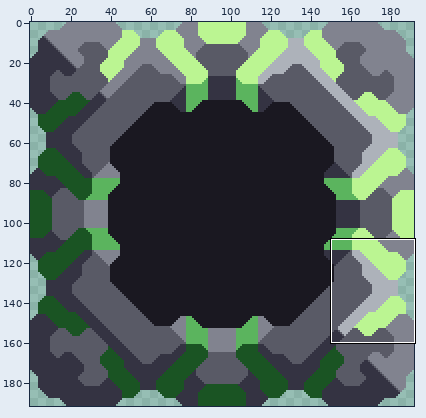
Two versions of one sprite sheet, assets/sprites/blocks/crater-drill.png. The first picture is a wide view before the edit; the outline marks the close-up.
Close-up. Before:
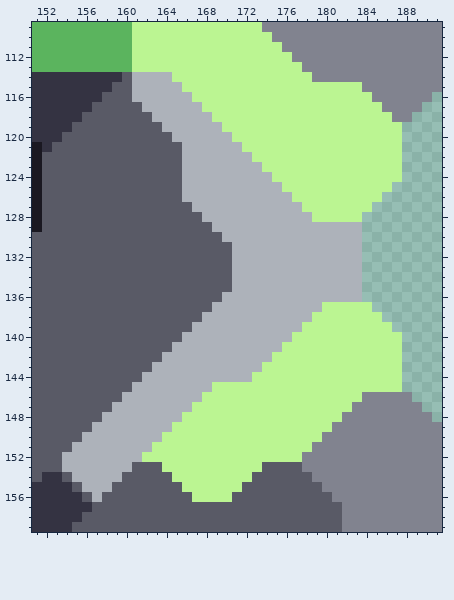
The file is 192x192 pixels. Shown: x 151..191, y 109..159. The commit also changed other parts of the picture, which this record leaves out.
The result:
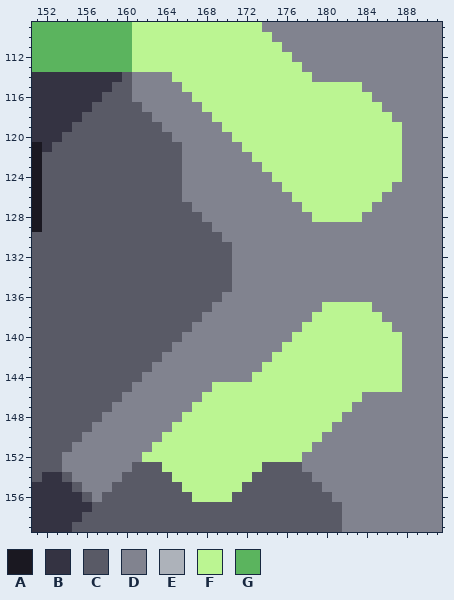
Palette (. is transparent): A #1a1821  B #343342  C #595a66  D #81838f  E #adb2ba  F #bbf592  G #5bb45e
Change:
Changed rows in their new state; - is an unchanged pixel.
first column x 154:
114 -------DDDD---------------------------
115 -------DDDDD--------------------------
116 -------DDDDDD------------------------D
117 --------DDDDDD----------------------DD
118 ---------DDDDDD--------------------DDD
119 ----------DDDDDD------------------DDDD
120 -----------DDDDDD-----------------DDDD
121 ------------DDDDDD----------------DDDD
122 ------------DDDDDDD---------------DDDD
123 ------------DDDDDDDD--------------DDDD
124 ------------DDDDDDDDD-------------DDDD
125 ------------DDDDDDDDDD-----------DDDDD
126 ------------DDDDDDDDDDD---------DDDDDD
127 -------------DDDDDDDDDDD-------DDDDDDD
128 --------------DDDDDDDDDDD-----DDDDDDDD
129 ---------------DDDDDDDDDDDDDDDDDDDDDDD
130 ----------------DDDDDDDDDDDDDDDDDDDDDD
131 -----------------DDDDDDDDDDDDDDDDDDDDD
132 -----------------DDDDDDDDDDDDDDDDDDDDD
133 -----------------DDDDDDDDDDDDDDDDDDDDD
134 -----------------DDDDDDDDDDDDDDDDDDDDD
135 -----------------DDDDDDDDDDDDDDDDDDDDD
136 ----------------DDDDDDDDDDDDDDDDDDDDDD
137 ---------------DDDDDDDDDDD-----DDDDDDD
138 --------------DDDDDDDDDDD-------DDDDDD
139 -------------DDDDDDDDDDD---------DDDDD
140 ------------DDDDDDDDDDD-----------DDDD
141 -----------DDDDDDDDDDD------------DDDD
142 ----------DDDDDDDDDDD-------------DDDD
143 ---------DDDDDDDDDDD--------------DDDD
144 --------DDDDDDDDDDD---------------DDDD
145 -------DDDDDDDD-------------------DDDD
146 ------DDDDDDDD---------------------DDD
147 -----DDDDDDDD-----------------------DD
148 ----DDDDDDDD-------------------------D
149 ---DDDDDDDD---------------------------
150 --DDDDDDDD----------------------------
151 -DDDDDDDD-----------------------------
152 DDDDDDDD------------------------------
153 DDDDDDD-------------------------------
154 -DDDDD--------------------------------
155 --DDD---------------------------------
156 ---D----------------------------------
